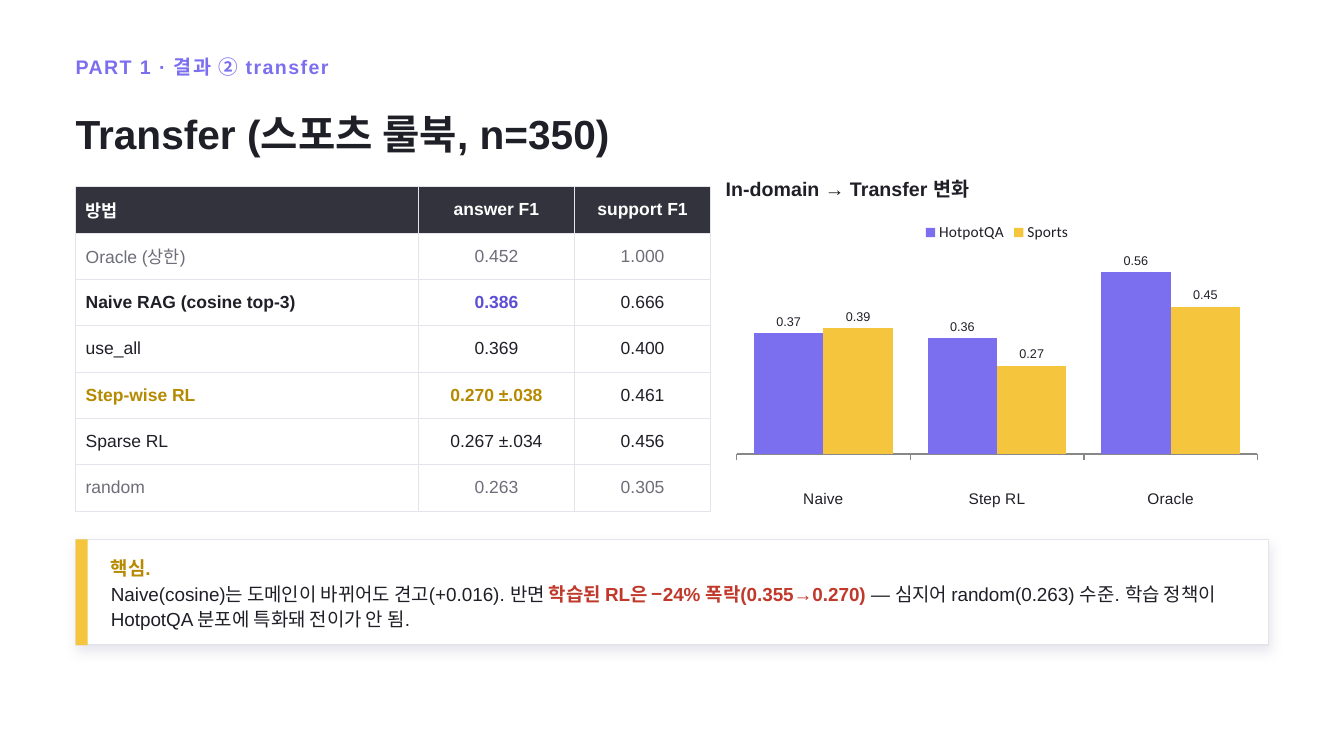
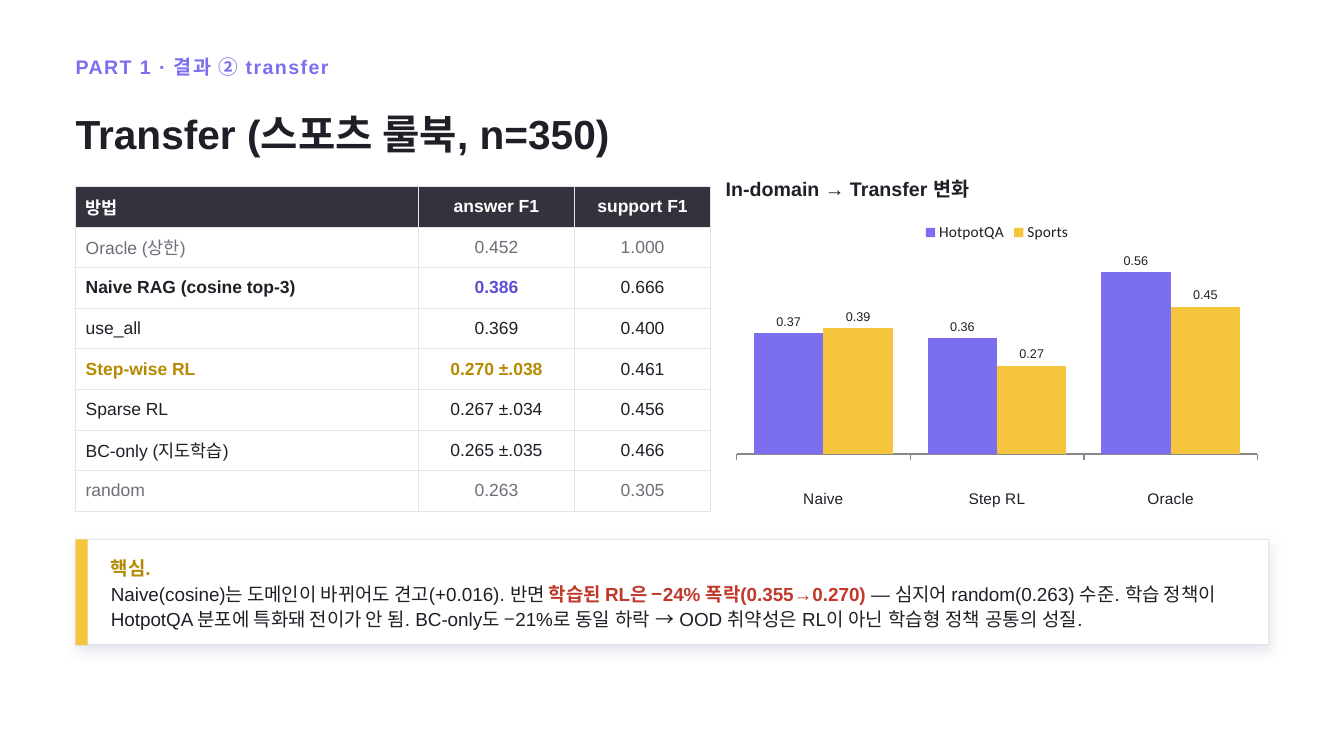
Before and after one commit to doosanpark/RL-Multihop-RAG, a slide deck: slide 17 of RL_Project_Presentation.pptx. Drawn at 1344x756 pixels with LibreOffice and Linux fonts; fonts in the diff are those of the drawing. Boxes give left, top, right and bottom in pixels: in the first picture for what was removed or moved away, otherwise in the second. Text is boxed around its words. In the diff, an @@ line names an element or a change of style, - is before the commit and + after.

```diff
--- a/RL_Project_Presentation.pptx
+++ b/RL_Project_Presentation.pptx
@@ table at (x1=76, y1=187, x2=711, y2=511) @@
+row 7: BC-only (지도학습) | 0.265 ±.035 | 0.466
@@ text at (x1=111, y1=585, x2=1216, y2=630): text changed @@
-Naive(cosine)는 도메인이 바뀌어도 견고(+0.016). 반면 학습된 RL은 −24% 폭락(0.355→0.270) — 심지어 random(0.263) 수준. 학습 정책이 HotpotQA 분포에 특화돼 전이가 안 됨.
+Naive(cosine)는 도메인이 바뀌어도 견고(+0.016). 반면 학습된 RL은 −24% 폭락(0.355→0.270) — 심지어 random(0.263) 수준. 학습 정책이 HotpotQA 분포에 특화돼 전이가 안 됨. BC-only도 −21%로 동일 하락 → OOD 취약성은 RL이 아닌 학습형 정책 공통의 성질.
```
Also in this commit, not shown: 4 other slides changed, 16 other files.
